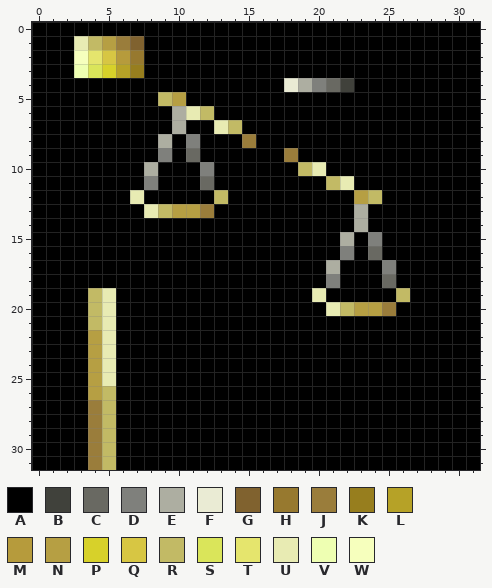
Pixel-art file, stored at src/main/resources/assets/fdbosses/textures/entities/geburah/Sprite-0002.aseprite. The picture above was drawn from the file before the commit.
32x32 pixels, 1 frame.
Palette (. is transparent): A #000000  B #40413b  C #696962  D #7f807c  E #adaea1  F #eaebd4  G #80622f  H #97792f  J #9a7d3b  K #977e1e  L #b6a227  M #b69b3c  N #b69f43  P #d7d12a  Q #d7c643  R #c2ba65  S #dae55a  T #e5e56d  U #e8ebb3  V #eeffb2  W #f6ffbd
And afterwards:
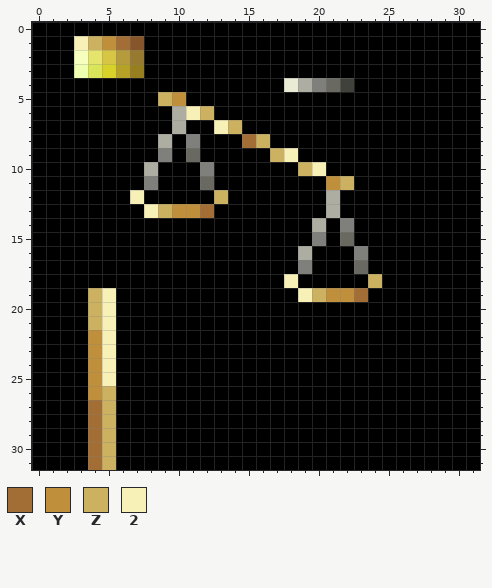
Colours new in this view: X #a26e35  Y #bf8f3b  Z #ccb161  2 #f7f0b7
The edit:
{"colour":"G","old":"#80622f","new":"#86552a"}
{"where": "layer \"Layer 1\""}
{"y":1,"x":3,"old":"URNJ","new":"2ZYX"}
{"y":5,"x":9,"old":"RN","new":"ZY"}
{"y":6,"x":11,"old":"UR","new":"2Z"}
{"y":7,"x":13,"old":"UR","new":"2Z"}
{"y":8,"x":15,"old":"JA","new":"XZ"}
{"y":9,"x":17,"old":"AJ","new":"Z2"}
{"y":10,"x":19,"old":"RU","new":"Z2"}
{"y":11,"x":21,"old":"RU","new":"YZ"}
{"y":12,"x":7,"old":"U","new":"2"}
{"y":12,"x":13,"old":"R","new":"Z"}
{"y":12,"x":21,"old":"A","new":"E"}
{"y":12,"x":23,"old":"NR","new":"AA"}
{"y":13,"x":8,"old":"URNNJ","new":"2ZYYX"}
{"y":13,"x":21,"old":"A","new":"E"}
{"y":13,"x":23,"old":"E","new":"A"}
{"y":14,"x":20,"old":"A","new":"E"}
{"y":14,"x":22,"old":"AE","new":"DA"}
{"y":15,"x":20,"old":"A","new":"D"}
{"y":15,"x":22,"old":"E","new":"C"}
{"y":15,"x":24,"old":"D","new":"A"}
{"y":16,"x":19,"old":"A","new":"E"}
{"y":16,"x":22,"old":"DAC","new":"ADA"}
{"y":17,"x":19,"old":"A","new":"D"}
{"y":17,"x":21,"old":"E","new":"A"}
{"y":17,"x":23,"old":"A","new":"C"}
{"y":17,"x":25,"old":"D","new":"A"}
{"y":18,"x":18,"old":"A","new":"2"}
{"y":18,"x":21,"old":"D","new":"A"}
{"y":18,"x":24,"old":"AC","new":"ZA"}
{"y":19,"x":4,"old":"RU","new":"Z2"}
{"y":19,"x":19,"old":"AUAAA","new":"2ZYYX"}
{"y":19,"x":26,"old":"R","new":"A"}
{"y":20,"x":4,"old":"RU","new":"Z2"}
{"y":20,"x":21,"old":"URNNJ","new":"AAAAA"}
{"y":21,"x":4,"old":"RU","new":"Z2"}
{"y":22,"x":4,"old":"NU","new":"Y2"}
{"y":23,"x":4,"old":"NU","new":"Y2"}
{"y":24,"x":4,"old":"NU","new":"Y2"}
{"y":25,"x":4,"old":"NU","new":"Y2"}
{"y":26,"x":4,"old":"NR","new":"YZ"}
{"y":27,"x":4,"old":"JR","new":"XZ"}
{"y":28,"x":4,"old":"JR","new":"XZ"}
{"y":29,"x":4,"old":"JR","new":"XZ"}
{"y":30,"x":4,"old":"JR","new":"XZ"}
{"y":31,"x":4,"old":"JR","new":"XZ"}
{"label":"changed","picture_box":[74,36,410,470]}
